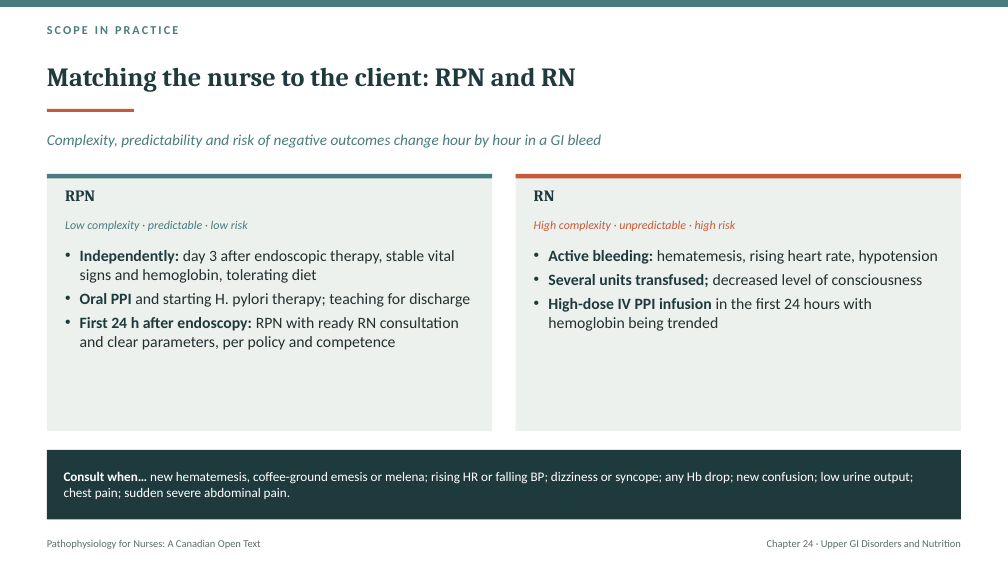
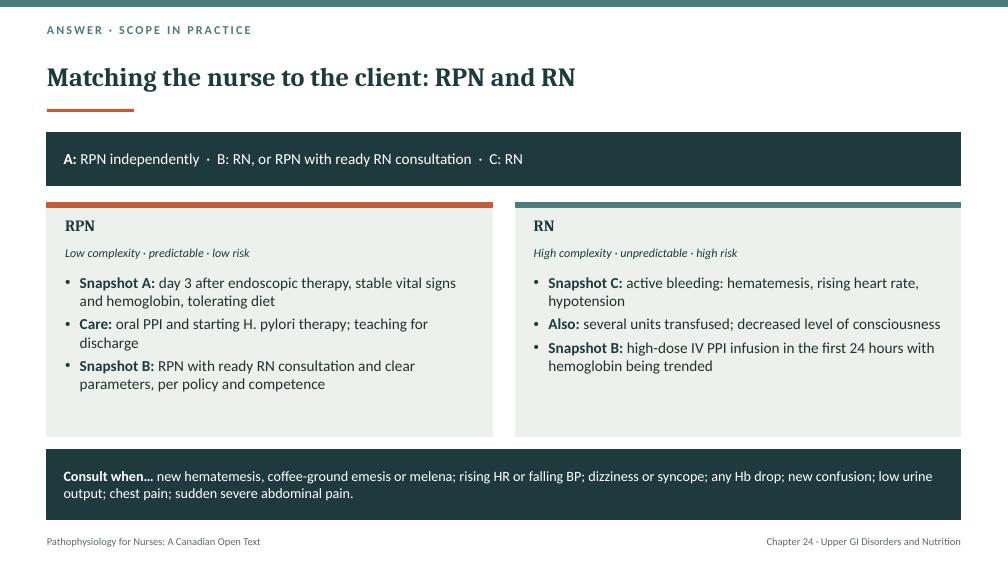
Before and after one commit to andrewleenl/opensourcenursing, a slide deck: slide 36 of Ch24_Upper_Gastrointestinal_Disorders_and_Nutrition_Lecture_Presentation.pptx (slide 38 before the commit). Drawn at 1008x567 pixels with LibreOffice and Linux fonts; fonts in the diff are those of the drawing. Boxes give left, top, right and bottom in pixels: in the first picture for what was removed or moved away, otherwise in the second. Text is boxed around its words. In the diff, an @@ line names an element or a change of style, - is before the commit and + after.

```diff
--- a/Ch24_Upper_Gastrointestinal_Disorders_and_Nutrition_Lecture_Presentation.pptx
+++ b/Ch24_Upper_Gastrointestinal_Disorders_and_Nutrition_Lecture_Presentation.pptx
@@ text at <box>47,26,250,34</box>: text changed @@
-SCOPE IN PRACTICE
+ANSWER · SCOPE IN PRACTICE
@@ text in rectangle at <box>47,134,602,148</box>: text removed @@
-Complexity, predictability and risk of negative outcomes change hour by hour in a GI bleed
@@ rectangle: place and size @@
-rectangle at <box>47,134,602,148</box>
+rectangle at <box>47,132,961,185</box>
@@ rectangle at <box>47,132,961,185</box>: fill none to #1F3A3D; outline none to #1F3A3D 1 pt @@
@@ text added at <box>64,153,523,167</box>, 14.5 pt, text #FFFFFF @@
+A: RPN independently · B: RN, or RPN with ready RN consultation · C: RN
@@ rectangle: place and size @@
-rectangle at <box>47,174,492,431</box>
+rectangle at <box>47,203,492,437</box>
@@ rectangle at <box>47,203,492,437</box>: outline none to #EDF1EE 1 pt @@
@@ rectangle at <box>47,203,492,207</box>: fill #4A7C7E to #C75B39; outline none to #C75B39 1 pt @@
@@ 2 texts, 2 rectangles: place and size @@
-2 texts, 2 rectangles at <box>47,174,961,201</box>
+2 texts, 2 rectangles at <box>47,203,961,231</box>
@@ rectangle at <box>516,203,961,437</box>: outline none to #EDF1EE 1 pt @@
@@ rectangle: place and size @@
-rectangle at <box>516,174,961,431</box>
+rectangle at <box>516,203,961,437</box>
@@ rectangle at <box>516,203,961,207</box>: fill #C75B39 to #4A7C7E; outline none to #4A7C7E 1 pt @@
@@ text "Low complexity · predictable · ...": place and size @@
-text "Low complexity · predictable · ..." at <box>65,220,248,231</box>
+text "Low complexity · predictable · ..." at <box>65,248,250,259</box>
@@ text "Low complexity · predictable · ..." at <box>65,248,250,259</box>: size 11.4 to 11.5 pt, text colour #4A7C7E to #1F3A3D @@
@@ text "High complexity · unpredictable · ...": place and size @@
-text "High complexity · unpredictable · ..." at <box>534,220,735,231</box>
+text "High complexity · unpredictable · ..." at <box>534,248,737,259</box>
@@ text "High complexity · unpredictable · ..." at <box>534,248,737,259</box>: size 11.4 to 11.5 pt, text colour #C75B39 to #1F3A3D @@
@@ text at <box>80,277,457,392</box>: text changed; size 15 to 14.5 pt @@
-• Independently: day 3 after endoscopic therapy, stable vital signs and hemoglobin, tolerating diet
-• Oral PPI and starting H. pylori therapy; teaching for discharge
-• First 24 h after endoscopy: RPN with ready RN consultation and clear parameters, per policy and competence
+• Snapshot A: day 3 after endoscopic therapy, stable vital signs and hemoglobin, tolerating diet
+• Care: oral PPI and starting H. pylori therapy; teaching for discharge
+• Snapshot B: RPN with ready RN consultation and clear parameters, per policy and competence
@@ text at <box>548,277,941,374</box>: text changed; size 15 to 14.5 pt @@
-• Active bleeding: hematemesis, rising heart rate, hypotension
-• Several units transfused; decreased level of consciousness
-• High-dose IV PPI infusion in the first 24 hours with hemoglobin being trended
+• Snapshot C: active bleeding: hematemesis, rising heart rate, hypotension
+• Also: several units transfused; decreased level of consciousness
+• Snapshot B: high-dose IV PPI infusion in the first 24 hours with hemoglobin being trended
@@ rectangle at <box>47,450,961,520</box>: outline none to #1F3A3D 1 pt @@
@@ text "Consult when… new hematemesis, coffee-ground ..." at <box>64,471,933,501</box>: size 12.5 to 13.5 pt @@
```
Also in this commit, not shown: 38 other slides changed, 16 slides added, 11 slides removed, 2 other files.
